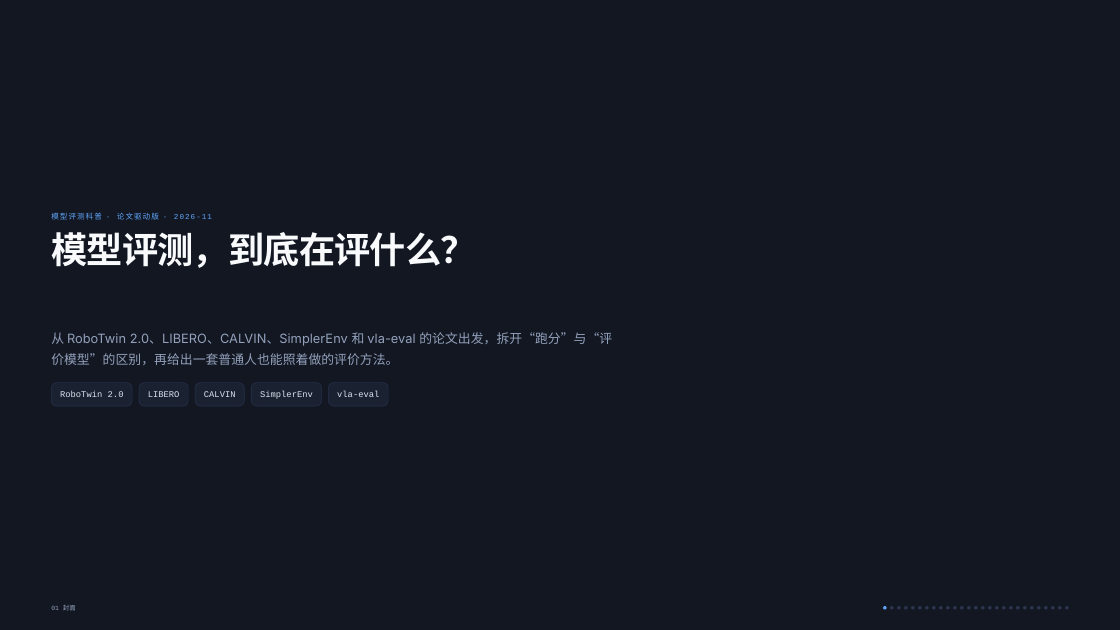
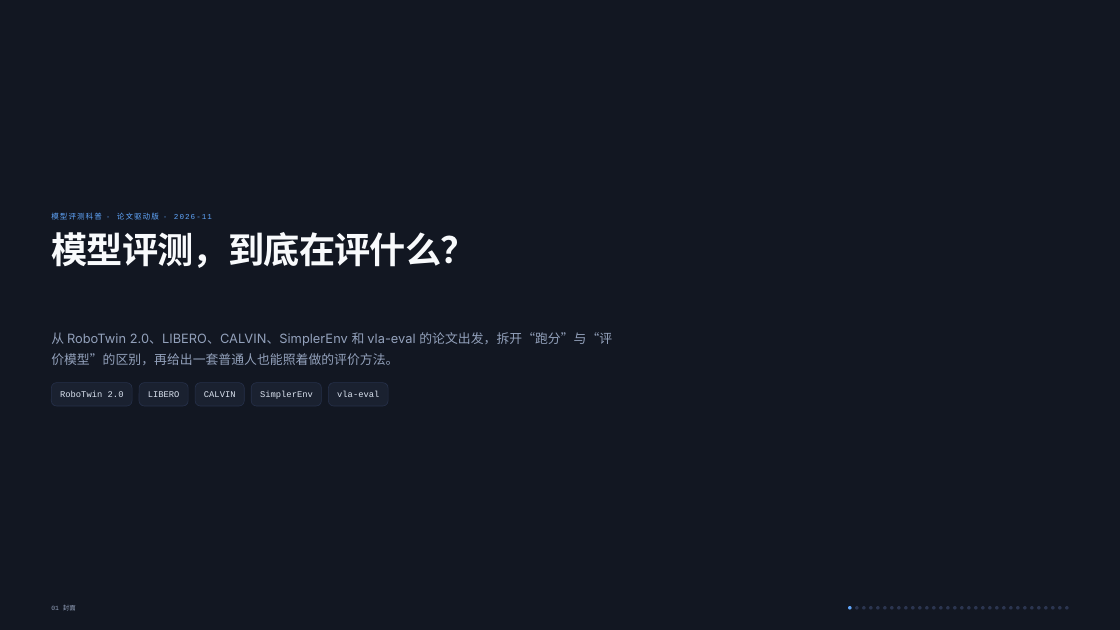
Before and after one commit to link-seek/partner-vla-eval, a slide deck: slide 1 of docs/decks/exports/eval-explained-2026-11-27-editable.pptx. Drawn at 1120x630 pixels with LibreOffice and Linux fonts; fonts in the diff are those of the drawing. Boxes give left, top, right and bottom in pixels: in the first picture for what was removed or moved away, otherwise in the second. Text is boxed around its words. In the diff, an @@ line names an element or a change of style, - is before the commit and + after.

```diff
--- a/docs/decks/exports/eval-explained-2026-11-27-editable.pptx
+++ b/docs/decks/exports/eval-explained-2026-11-27-editable.pptx
@@ ellipse moved from (x1=883, y1=607, x2=886, y2=610) to (x1=849, y1=607, x2=852, y2=610) @@
@@ ellipse added at (x1=855, y1=607, x2=859, y2=610), fill #2B3550 @@
@@ ellipse added at (x1=862, y1=607, x2=865, y2=610), fill #2B3550 @@
@@ ellipse added at (x1=870, y1=607, x2=873, y2=610), fill #2B3550 @@
@@ ellipse added at (x1=876, y1=607, x2=880, y2=610), fill #2B3550 @@
@@ ellipse added at (x1=883, y1=607, x2=886, y2=610), fill #2B3550 @@
```
Also in this commit, not shown: 26 other slides changed, 5 slides added, 4 other files.
